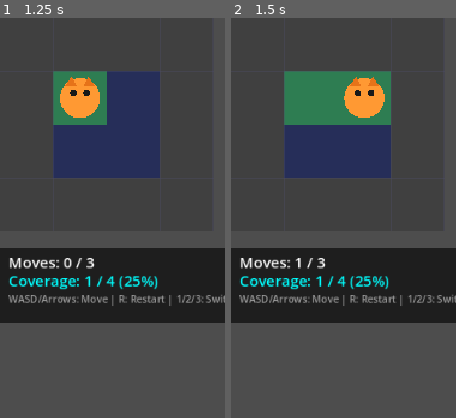
Above: before the commit, frames 1-2 (left to right).
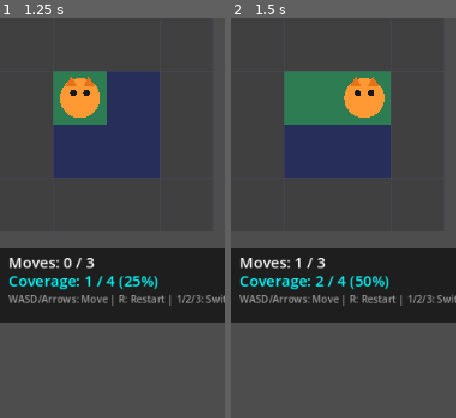
Above: after the commit, the same moments.

Repository: gracetyy/nekodash
Game: Godot game, scene res://prototypes/gameplay-scene/GameplayPrototype.tscn
The game is run twice, just before and just after one commit, with the same random seed, the same clock (stepped at 60 frames per second) and the same inputs.
Inputs (mouse positions are % of the whole screen's width and height, from its top left):
- Up to frame 1 (1.25 s): tap Enter at 0.5 s; move the mouse to (72, 45) at 0.52 s; hold D from 0.53 s (still down); tap R at 0.6 s; click (72, 45) at 0.67 s; tap Space at 0.77 s
- Up to frame 2 (1.5 s): release D at 1.25 s; tap Space at 1.25 s; drag from (30, 55) to (45, 70) at 1.27 s
The pictures show only the part of the screen within x 0-50%, y 0-50%; the shares and areas given below are measured in that part.

Frame 1 is identical in both runs. In frame 2, 0.2% of the frame differs, in the area x 37-63%, y 64-68%.

Commit message:
fix: update HUD coverage display to reflect accurate coverage state

Diff:
--- a/prototypes/gameplay-scene/gameplay_scene.gd
+++ b/prototypes/gameplay-scene/gameplay_scene.gd
@@ -23,20 +23,25 @@
 	# 1. Load grid into autoload
 	GridSystem.load_grid(level_data)
 
-	# 2. Initialize gameplay systems
-	sliding_movement.initialize_level(level_data.cat_start)
+	# 2. Initialize state systems (before triggering events)
 	coverage_tracking.initialize_level()
 	move_counter.initialize_level(level_data)
 
-	# 3. Wire signals — bind gameplay trackers to sliding movement
+	# 3. Wire signals BEFORE sliding_movement init so spawn_position_set is received
+	# Order matters: MoveCounter BEFORE CoverageTracking so the count is correct
+	# when level_completed fires (see design/gdd/level-coordinator.md)
+	move_counter.bind_sliding_movement(sliding_movement)
 	coverage_tracking.bind_sliding_movement(sliding_movement)
-	move_counter.bind_sliding_movement(sliding_movement)
+
+	# 4. Now initialize sliding — emits spawn_position_set, caught by coverage_tracking
+	sliding_movement.initialize_level(level_data.cat_start)
 
 	# 4. Listen for completion
 	coverage_tracking.level_completed.connect(_on_level_completed)
 
-	# 5. Listen for coverage updates to repaint grid overlay
+	# 5. Listen for coverage updates to repaint grid overlay + update HUD
 	coverage_tracking.tile_covered.connect(_on_tile_covered)
+	coverage_tracking.coverage_updated.connect(_on_coverage_updated)
 
 	# 6. Listen for move count changes to update HUD
 	move_counter.move_count_changed.connect(_on_move_count_changed)
@@ -51,7 +56,7 @@
 
 	# 9. HUD initial state
 	hud.update_moves(0, level_data.minimum_moves)
-	hud.update_coverage(1, coverage_tracking.get_total_walkable())
+	hud.update_coverage(coverage_tracking.get_covered_count(), coverage_tracking.get_total_walkable())
 
 	print("[GameplayScene] Level '%s' loaded — %d walkable tiles, %d minimum moves" % [
 		level_data.display_name,
@@ -64,12 +69,12 @@
 	grid_renderer.mark_covered(coord)
 
 
+func _on_coverage_updated(covered: int, total: int) -> void:
+	hud.update_coverage(covered, total)
+
+
 func _on_move_count_changed(current_moves: int, minimum_moves: int) -> void:
 	hud.update_moves(current_moves, minimum_moves)
-	hud.update_coverage(
-		coverage_tracking.get_covered_count(),
-		coverage_tracking.get_total_walkable()
-	)
 
 
 func _on_level_completed() -> void:
@@ -109,17 +114,18 @@
 		push_error("GameplayScene: Failed to load level: " + _level_path)
 		return
 	GridSystem.load_grid(level_data)
-	sliding_movement.initialize_level(level_data.cat_start)
 	coverage_tracking.initialize_level()
 	move_counter.initialize_level(level_data)
+	# Order matters: MoveCounter BEFORE CoverageTracking (see _ready)
+	move_counter.bind_sliding_movement(sliding_movement)
 	coverage_tracking.bind_sliding_movement(sliding_movement)
-	move_counter.bind_sliding_movement(sliding_movement)
+	sliding_movement.initialize_level(level_data.cat_start)
 
 	grid_renderer.render_grid()
 	grid_renderer.mark_covered(level_data.cat_start)
 	hud.position = Vector2(0, level_data.grid_height * 64.0 + 20)
 	hud.update_moves(0, level_data.minimum_moves)
-	hud.update_coverage(1, coverage_tracking.get_total_walkable())
+	hud.update_coverage(coverage_tracking.get_covered_count(), coverage_tracking.get_total_walkable())
 	hud.hide_complete_message()
 
 	print("[GameplayScene] Restarted level: " + level_data.display_name)
Not shown, changed: prototypes/gameplay-scene/REPORT.md
